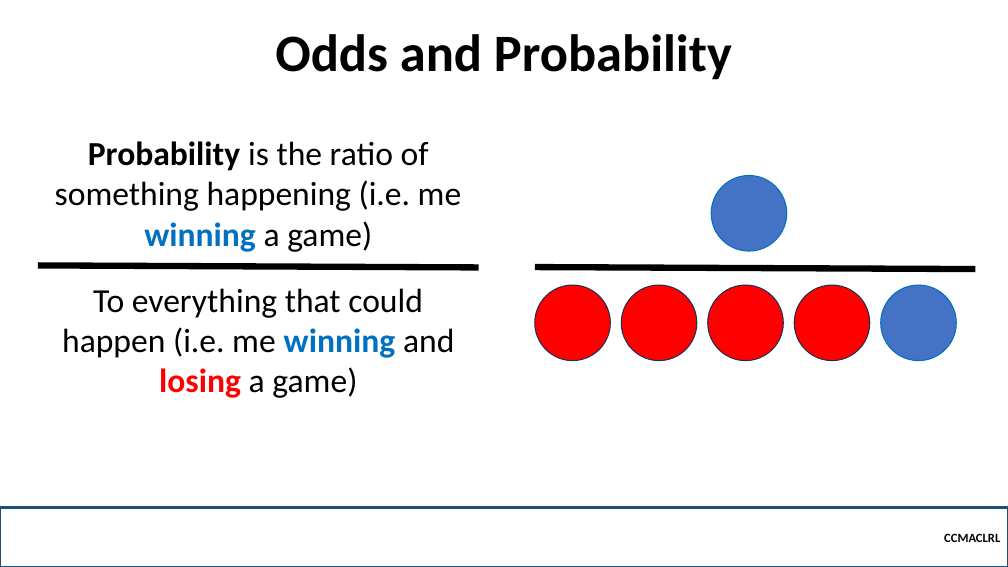
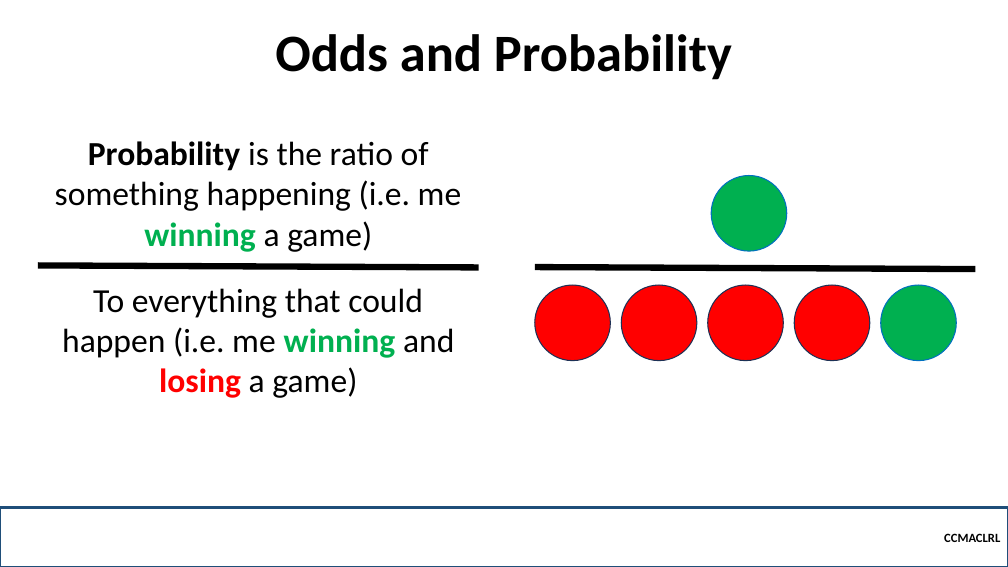
Before and after one commit to OG-CZ/CCMACLRL-EXERCISES-COM231, a slide deck: slide 26 of _LECTURES/5 - Logistic Regression/Odds and Probability.pptx. Drawn at 1008x567 pixels with LibreOffice and Linux fonts; fonts in the diff are those of the drawing; background and template pictures are left out. Boxes give left, top, right and bottom in pixels: in the first picture for what was removed or moved away, otherwise in the second. Text is boxed around its words. In the diff, an @@ line names an element or a change of style, - is before the commit and + after.

```diff
--- a/_LECTURES/5 - Logistic Regression/Odds and Probability.pptx
+++ b/_LECTURES/5 - Logistic Regression/Odds and Probability.pptx
@@ text "Probability is the ratio of ..." at bbox=[55, 141, 462, 252]: text colour #0070C0 to #00B050 in "winning" @@
@@ ellipse at bbox=[712, 175, 787, 251]: fill #4472C4 to #00B050 @@
@@ text "To everything that could happen ..." at bbox=[62, 288, 454, 398]: text colour #0070C0 to #00B050 in "winning" @@
@@ ellipse at bbox=[881, 285, 957, 361]: fill #4472C4 to #00B050 @@
```
Also in this commit, not shown: 31 other slides changed, 46 other files.
